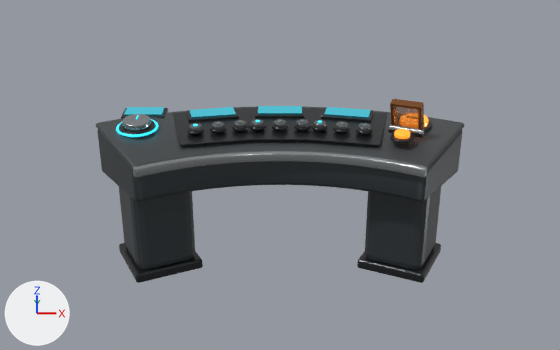
A saved change to the Blender file assets/models/mission-control-workbench.blend.
Both versions are drawn from the file's camera 'Preview_Camera'. Lighting does not change. The marker at lower left points along +X, +Y and +Z. The older version comes first.

The scene before the commit, as lines of its bpy script (objects in view):
```python
ob_control_station_knob = bpy.data.objects.new('Control_Station_Knob', None)
ob_control_station_knob.parent = ob_mission_control_workbench
ob_control_station_knob.location = (-1.08, -0.035, 0.84)
ob_radio_group_03_inset = bpy.data.objects.new('Radio_Group_03_Inset', me_cube_010)
ob_radio_group_03_inset.parent = ob_control_station_04
ob_radio_group_03_inset.location = (0.0, 0.015, 0.088)
ob_radio_group_03_inset.rotation_euler = (0.105, 0.0, 0.0)  # degrees (6, 0, 0)
ob_screen_group_01 = bpy.data.objects.new('Screen_Group_01', me_screen_group_01_mesh)
ob_screen_group_01.parent = ob_control_station_02
ob_screen_group_01.location = (0.0, 0.194, 0.145)
ob_screen_group_01.rotation_euler = (0.105, 0.0, 0.0)  # degrees (6, 0, 0)
ob_screen_group_01_frame = bpy.data.objects.new('Screen_Group_01_Frame', me_cube_007)
ob_screen_group_01_frame.parent = ob_control_station_02
ob_screen_group_01_frame.location = (0.0, 0.2, 0.115)
ob_screen_group_01_frame.rotation_euler = (0.105, 0.0, 0.0)  # degrees (6, 0, 0)
ob_screen_group_02 = bpy.data.objects.new('Screen_Group_02', me_screen_group_02_mesh)
ob_screen_group_02.parent = ob_control_station_03
ob_screen_group_02.location = (0.0, 0.194, 0.145)
ob_screen_group_02.rotation_euler = (0.105, 0.0, 0.0)  # degrees (6, 0, 0)
ob_screen_group_02_frame = bpy.data.objects.new('Screen_Group_02_Frame', me_cube_009)
ob_screen_group_02_frame.parent = ob_control_station_03
ob_screen_group_02_frame.location = (0.0, 0.2, 0.115)
ob_screen_group_02_frame.rotation_euler = (0.105, 0.0, 0.0)  # degrees (6, 0, 0)
ob_screen_group_03 = bpy.data.objects.new('Screen_Group_03', me_screen_group_03_mesh)
ob_screen_group_03.parent = ob_control_station_04
ob_screen_group_03.location = (0.0, 0.194, 0.145)
ob_screen_group_03.rotation_euler = (0.105, 0.0, 0.0)  # degrees (6, 0, 0)
ob_screen_knob = bpy.data.objects.new('Screen_Knob', me_screen_knob_mesh)
ob_screen_knob.parent = ob_control_station_knob
ob_screen_knob.location = (0.0, 0.199, 0.145)
ob_screen_knob.rotation_euler = (0.105, 0.0, 0.0)  # degrees (6, 0, 0)
ob_screen_knob_frame = bpy.data.objects.new('Screen_Knob_Frame', me_cube_004)
ob_screen_knob_frame.parent = ob_control_station_knob
ob_screen_knob_frame.location = (0.0, 0.205, 0.115)
ob_screen_knob_frame.rotation_euler = (0.105, 0.0, 0.0)  # degrees (6, 0, 0)
# also in view: 'Workbench_Front_Trim' at (0.0, -0.52, 0.81); 'Guard_Cover_Clear_Shell' at (0.93, -0.27, 1.08); 'Pedestal_Right_Foot' at (0.98, -0.18, -0.14); 'Pedestal_Left_Foot' at (-0.98, -0.18, -0.14); 'Radio_Group_02_Inset' at (0.0, 0.01, 0.93)
```
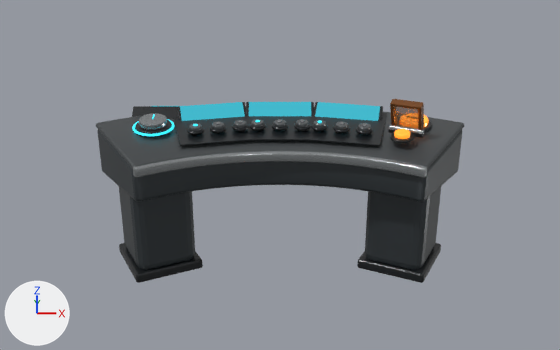
Commit message: Improve VR workbench display placement

ob_control_station_knob is not drawn itself; it is the parent of ob_screen_knob_frame, ob_screen_knob, ob_control_knob_main.

Where the newer file only moved an object's origin or applied its transform, the numbers keep the older frame.

What changed in the scene script:
```text
Change me_screen_knob_mesh:
    used by ob_screen_knob; parent = ob_control_station_knob; location = (0.0, 0.199, 0.145); rotation_euler = (0.105, 0.0, 0.0), in degrees (6, 0, 0)
    remove me_screen_knob_mesh.from_pydata(...)  # 4 vertices, 1 face; spans x -0.15..0.15, y -0.072..0.072, z 0.0
    add me_screen_knob_mesh.from_pydata(...)  # 4 vertices, 1 face; spans x -0.065..0.335, y -0.103..-0.002, z -0.02..0.039
    me_screen_knob_mesh part 1
    me_screen_knob_mesh.vertices[0].co: (-0.15, -0.072, 0.0) -> (-0.065, -0.103, -0.02)  # pixel (123, 114) -> not seen
    me_screen_knob_mesh.vertices[1].co: (0.15, -0.072, 0.0) -> (0.335, -0.103, -0.02)  # pixel (161, 114) -> not seen
    me_screen_knob_mesh.vertices[2].co: (0.15, 0.072, 0.0) -> (0.335, -0.002, 0.039)  # pixel (164, 107) -> pixel (186, 106)
    me_screen_knob_mesh.vertices[3].co: (-0.15, 0.072, 0.0) -> (-0.065, -0.002, 0.039)  # pixel (127, 107) -> pixel (135, 106)
Change me_screen_group_01_mesh:
    used by ob_screen_group_01; parent = ob_control_station_02; location = (0.0, 0.194, 0.145); rotation_euler = (0.105, 0.0, 0.0), in degrees (6, 0, 0)
    remove me_screen_group_01_mesh.from_pydata(...)  # 4 vertices, 1 face; spans x -0.175..0.175, y -0.072..0.072, z 0.0
    add me_screen_group_01_mesh.from_pydata(...)  # 4 vertices, 1 face; spans x -0.25..0.25, y -0.06..0.065, z -0.032..0.04
    me_screen_group_01_mesh part 2
    me_screen_group_01_mesh.vertices[0].co: (-0.175, -0.072, 0.0) -> (-0.25, -0.06, -0.032)  # pixel (191, 117) -> pixel (181, 121)
    me_screen_group_01_mesh.vertices[1].co: (0.175, -0.072, 0.0) -> (0.25, -0.06, -0.032)  # pixel (235, 114) -> pixel (245, 116)
    me_screen_group_01_mesh.vertices[2].co: (0.175, 0.072, 0.0) -> (0.25, 0.065, 0.04)  # pixel (232, 106) -> pixel (242, 102)
    me_screen_group_01_mesh.vertices[3].co: (-0.175, 0.072, 0.0) -> (-0.25, 0.065, 0.04)  # pixel (189, 109) -> pixel (179, 106)
Change me_screen_group_02_mesh:
    used by ob_screen_group_02; parent = ob_control_station_03; location = (0.0, 0.194, 0.145); rotation_euler = (0.105, 0.0, 0.0), in degrees (6, 0, 0)
    remove me_screen_group_02_mesh.from_pydata(...)  # 4 vertices, 1 face; spans x -0.175..0.175, y -0.072..0.072, z 0.0
    add me_screen_group_02_mesh.from_pydata(...)  # 4 vertices, 1 face; spans x -0.25..0.25, y -0.06..0.065, z -0.032..0.04
    me_screen_group_02_mesh part 3
    me_screen_group_02_mesh.vertices[0].co: (-0.175, -0.072, 0.0) -> (-0.25, -0.06, -0.032)  # pixel (257, 113) -> pixel (248, 116)
    me_screen_group_02_mesh.vertices[1].co: (0.175, -0.072, 0.0) -> (0.25, -0.06, -0.032)  # pixel (302, 113) -> pixel (311, 116)
    me_screen_group_02_mesh.vertices[2].co: (0.175, 0.072, 0.0) -> (0.25, 0.065, 0.04)  # pixel (301, 106) -> pixel (311, 101)
    me_screen_group_02_mesh.vertices[3].co: (-0.175, 0.072, 0.0) -> (-0.25, 0.065, 0.04)  # pixel (258, 106) -> pixel (248, 101)
Change me_screen_group_03_mesh:
    used by ob_screen_group_03; parent = ob_control_station_04; location = (0.0, 0.194, 0.145); rotation_euler = (0.105, 0.0, 0.0), in degrees (6, 0, 0)
    remove me_screen_group_03_mesh.from_pydata(...)  # 4 vertices, 1 face; spans x -0.175..0.175, y -0.072..0.072, z 0.0
    add me_screen_group_03_mesh.from_pydata(...)  # 4 vertices, 1 face; spans x -0.25..0.25, y -0.06..0.065, z -0.032..0.04
    me_screen_group_03_mesh part 4
    me_screen_group_03_mesh.vertices[0].co: (-0.175, -0.072, 0.0) -> (-0.25, -0.06, -0.032)  # pixel (324, 114) -> pixel (314, 116)
    me_screen_group_03_mesh.vertices[1].co: (0.175, -0.072, 0.0) -> (0.25, -0.06, -0.032)  # pixel (368, 117) -> pixel (378, 121)
    me_screen_group_03_mesh.vertices[2].co: (0.175, 0.072, 0.0) -> (0.25, 0.065, 0.04)  # pixel (370, 109) -> pixel (380, 106)
    me_screen_group_03_mesh.vertices[3].co: (-0.175, 0.072, 0.0) -> (-0.25, 0.065, 0.04)  # pixel (327, 106) -> pixel (317, 102)
Change ob_control_station_knob:
    ob_control_station_knob.location: (-1.08, -0.035, 0.84) -> (-0.96, -0.02, 0.84)
Change ob_screen_knob_frame:
    ob_screen_knob_frame.location: (0.0, 0.205, 0.115) -> (0.015, 0.135, 0.124)
    ob_screen_knob_frame.rotation_euler: (0.105, 0.0, 0.0) -> (0.628, 0.0, 0.0)  # degrees (6, 0, 0) -> degrees (36, 0, 0)
Change ob_screen_group_01_frame:
    ob_screen_group_01_frame.location: (0.0, 0.2, 0.115) -> (0.0, 0.2, 0.124)
    ob_screen_group_01_frame.rotation_euler: (0.105, 0.0, 0.0) -> (0.628, 0.0, 0.0)  # degrees (6, 0, 0) -> degrees (36, 0, 0)
Change ob_screen_group_02_frame:
    ob_screen_group_02_frame.location: (0.0, 0.2, 0.115) -> (0.0, 0.2, 0.124)
    ob_screen_group_02_frame.rotation_euler: (0.105, 0.0, 0.0) -> (0.628, 0.0, 0.0)  # degrees (6, 0, 0) -> degrees (36, 0, 0)
Change ob_screen_group_03_frame:
    ob_screen_group_03_frame.location: (0.0, 0.2, 0.115) -> (0.0, 0.2, 0.124)
    ob_screen_group_03_frame.rotation_euler: (0.105, 0.0, 0.0) -> (0.628, 0.0, 0.0)  # degrees (6, 0, 0) -> degrees (36, 0, 0)
```

Location of each change, [x1, y1, x2, y2] in pixels of the pictures (560 x 350 px):
'Screen_Group_01', reshaped (40% wider, 82% taller)
    before: [190, 107, 236, 117]
    after: [180, 102, 245, 121]
'Screen_Group_03', reshaped (40% wider, 82% taller)
    before: [324, 107, 370, 117]
    after: [315, 102, 380, 121]
'Screen_Group_02', reshaped (40% wider, 88% taller)
    before: [258, 106, 302, 113]
    after: [249, 102, 311, 116]
'Knob_Main_Grip', moved
    before: [122, 114, 151, 131]
    after: [139, 113, 167, 130]
'Screen_Knob_Frame', moved, turned
    before: [121, 108, 168, 119]
    after: [132, 106, 178, 119]
'Screen_Group_02_Frame', moved, turned
    before: [255, 107, 305, 118]
    after: [246, 102, 314, 116]
'Screen_Group_01_Frame', moved, turned
    before: [187, 108, 239, 122]
    after: [177, 102, 247, 120]
'Screen_Group_03_Frame', moved, turned
    before: [321, 108, 373, 122]
    after: [313, 102, 383, 120]
'Knob_Main_Base', moved
    before: [119, 120, 155, 134]
    after: [135, 120, 172, 134]
'Knob_Main_Radial_Ring', moved
    before: [116, 119, 158, 137]
    after: [132, 119, 175, 136]
'Screen_Knob', reshaped (not visible afterwards)
    before: [124, 107, 164, 114]
